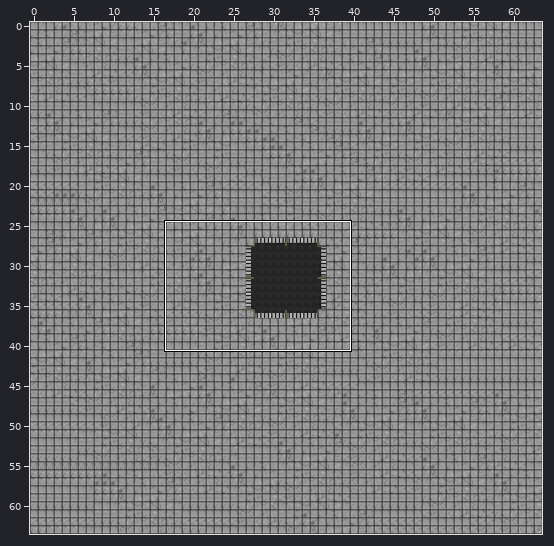
Two states of a Tiled map, src/main/resources/de/tu_clausthal/in/meclab/verkehrssimulation/background.tmx. The first picture is a wide view before the edit; the outline marks the close-up.
Close-up. Before the commit:
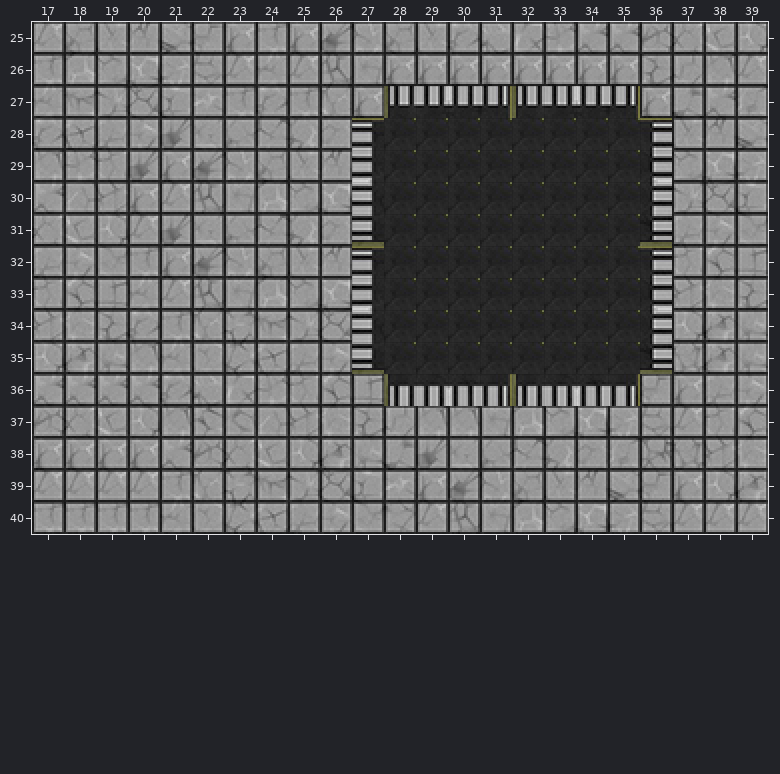
Cells are 16x16 px. Shown: x 17..39, y 25..40.
After:
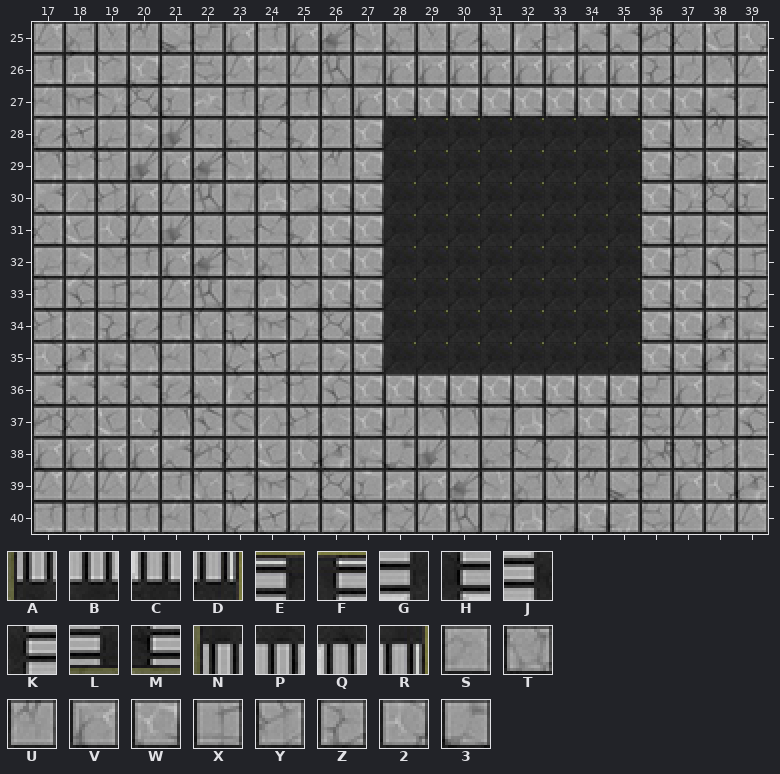
Key: from "roads_tiles": A 50, B 51, C 52, D 53, E 81, F 86, G 113, H 118, J 145, K 150, L 177, M 182, N 210, P 211, Q 212, R 213, S 236, T 239, U 268, V 271, W 300, X 397, Y 427, Z 429, 2 459, 3 462.
_ is an empty cell.
Tiles replaced or removed in this view: 2, 3, A, B, C, D, E, F, G, H, J, K, L, M, N, P, Q, R, S, T, U, V, X, Y, Z.
What changed:
Changed rows in their new state; . is an unchanged cell.
Layer "Kachelebene 1":
first column x 26:
27 ..WWWWWWWWWW
28 .W........W.
29 .W........W.
30 .W........W.
31 WW........W.
32 WW........W.
33 .W........WW
34 .W........WW
35 .W........WW
36 .WWWWWWWWW..
37 .W..........
Changed places in both close-ups, as pixel boxes (x1, y1, x2, y2):
changed: (320, 86, 704, 438)
